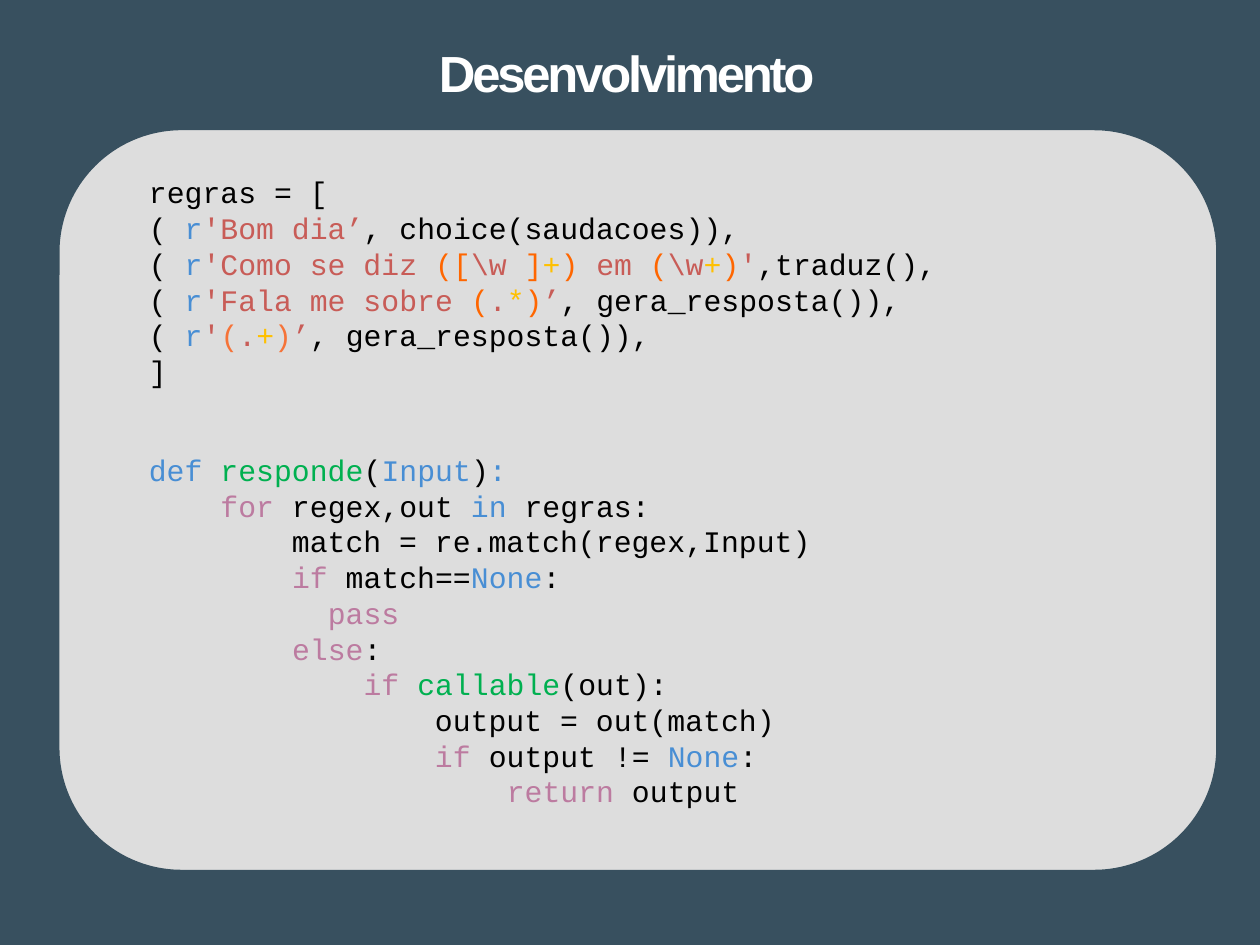
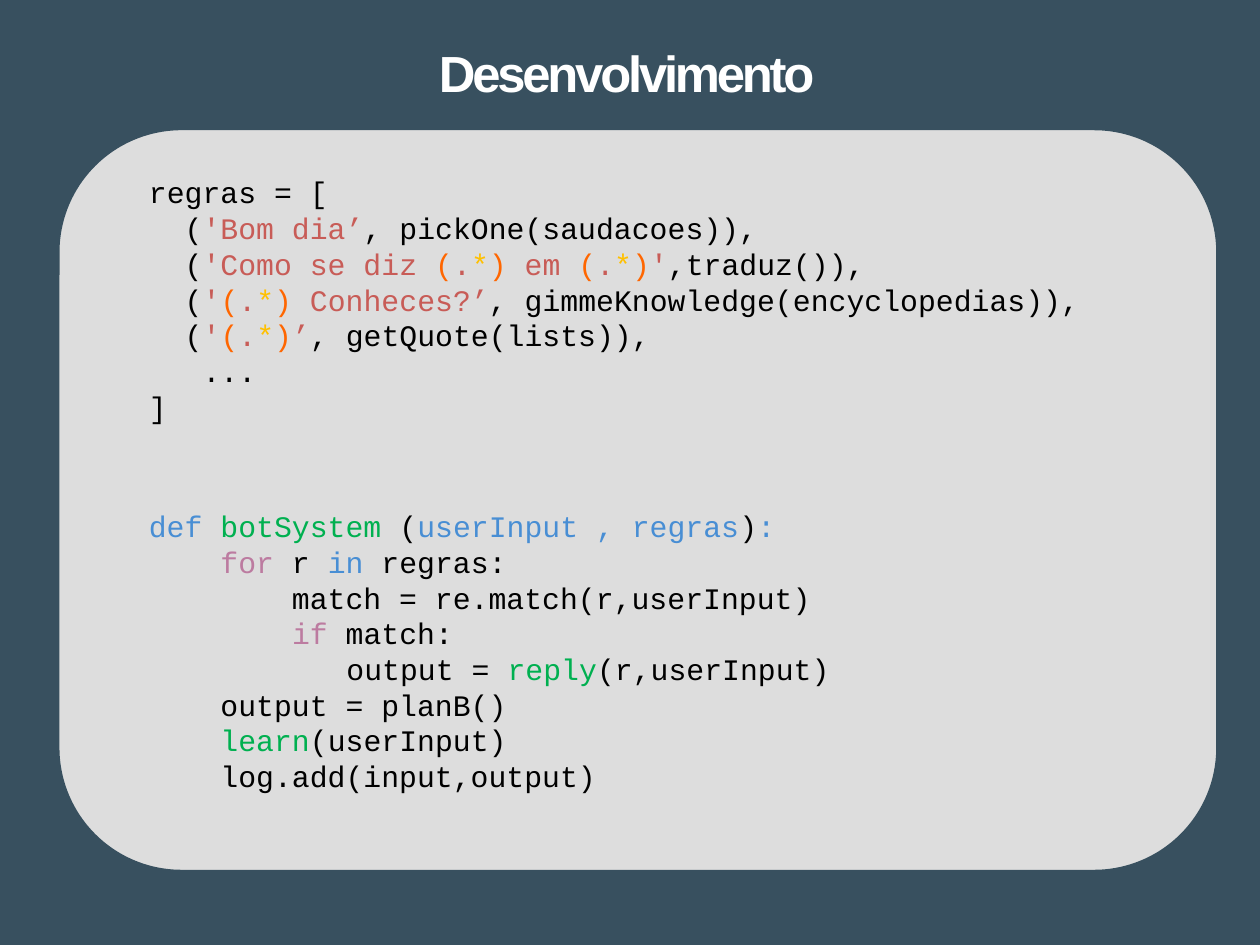
Before and after one commit to Tibblue/PLC, a slide deck: slide 6 of LEI/apresentações/apresLEI.pptx (slide 7 before the commit). Drawn at 1260x945 pixels with LibreOffice and Linux fonts; fonts in the diff are those of the drawing. Boxes give left, top, right and bottom in pixels: in the first picture for what was removed or moved away, otherwise in the second. Text is boxed around its words. In the diff, an @@ line names an element or a change of style, - is before the commit and + after.

```diff
--- a/LEI/apresentações/apresLEI.pptx
+++ b/LEI/apresentações/apresLEI.pptx
@@ text at [185, 218, 1079, 352]: text changed @@
-( r'Bom dia’, choice(saudacoes)),
-( r'Como se diz ([\w ]+) em (\w+)',traduz(),
-( r'Fala me sobre (.*)’, gera_resposta()),
-( r'(.+)’, gera_resposta()),
+('Bom dia’, pickOne(saudacoes)),
+('Como se diz (.*) em (.*)',traduz()),
+('(.*) Conheces?’, gimmeKnowledge(encyclopedias)),
+('(.*)’, getQuote(lists)),
+...
@@ text at [149, 516, 830, 793]: text changed @@
-def responde(Input):
-for regex,out in regras:
-match = re.match(regex,Input)
-if match==None:
-pass
-else:
-if callable(out):
-output = out(match)
-if output != None:
-return output
+def botSystem (userInput , regras):
+for r in regras:
+match = re.match(r,userInput)
+if match:
+output = reply(r,userInput)
+output = planB()
+learn(userInput)
+log.add(input,output)
```
Also in this commit, not shown: 3 other slides changed, 1 slide removed.
